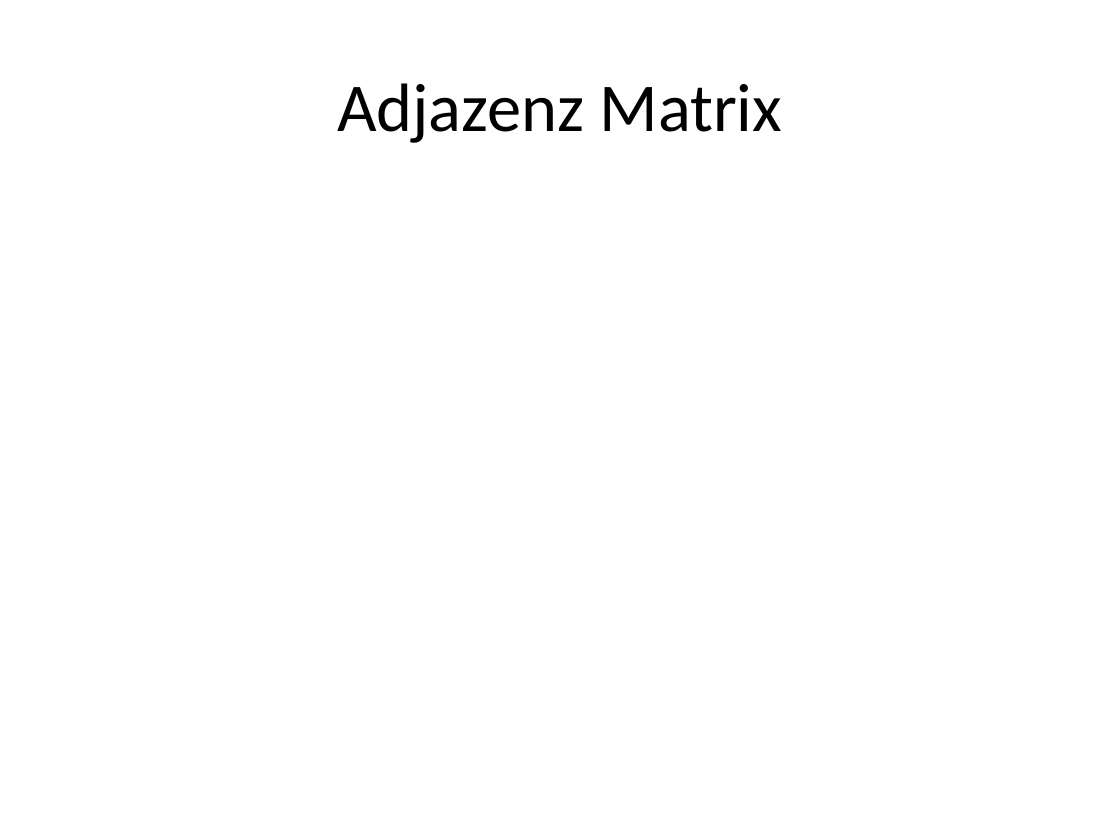
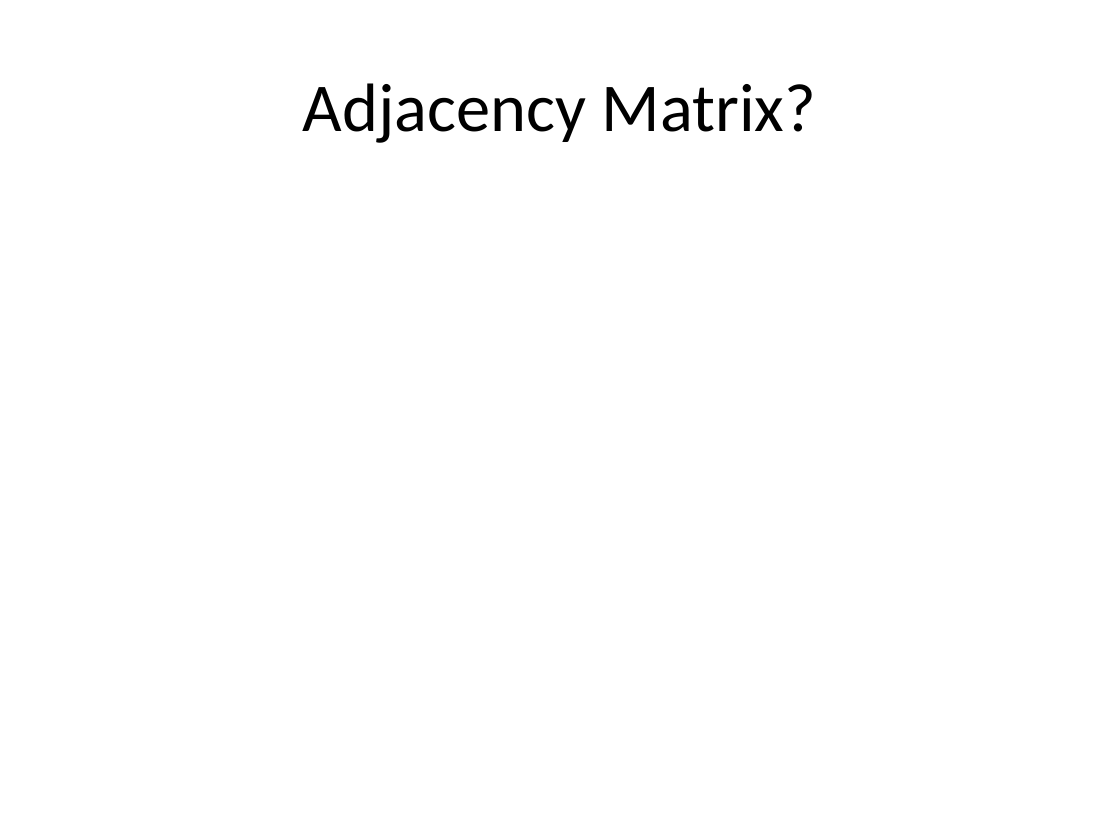
Before and after one commit to EleSwag/Elias-und-Mario, a slide deck: slide 6 of presentation/Test.pptx (slide 8 before the commit). Drawn at 1120x840 pixels with LibreOffice and Linux fonts; fonts in the diff are those of the drawing. Boxes give left, top, right and bottom in pixels: in the first picture for what was removed or moved away, otherwise in the second. Text is boxed around its words. In the diff, an @@ line names an element or a change of style, - is before the commit and + after.

```diff
--- a/presentation/Test.pptx
+++ b/presentation/Test.pptx
@@ title at <box>303,83,816,143</box>: text changed @@
-Adjazenz Matrix
+Adjacency Matrix?
```
Also in this commit, not shown: 1 other slide changed, 3 slides removed, 1 other file.
